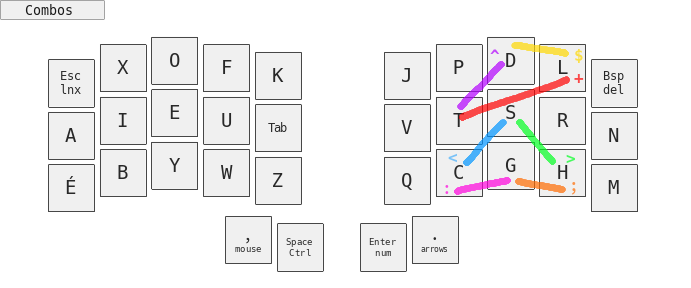
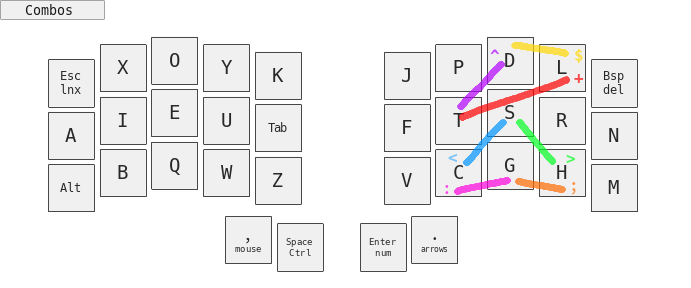
The second w=691, h=288 image is a revision of the first. Changes to its layers:
painted on "$" over box(512, 42, 561, 63)
painted on "^" over box(481, 51, 488, 110)
painted on ";" over box(533, 179, 535, 190)
painted on ":" over box(481, 177, 488, 195)
painted on ">" over box(533, 121, 569, 163)
painted on "<" over box(481, 119, 507, 166)
painted on "base.png" over box(48, 37, 638, 272)
